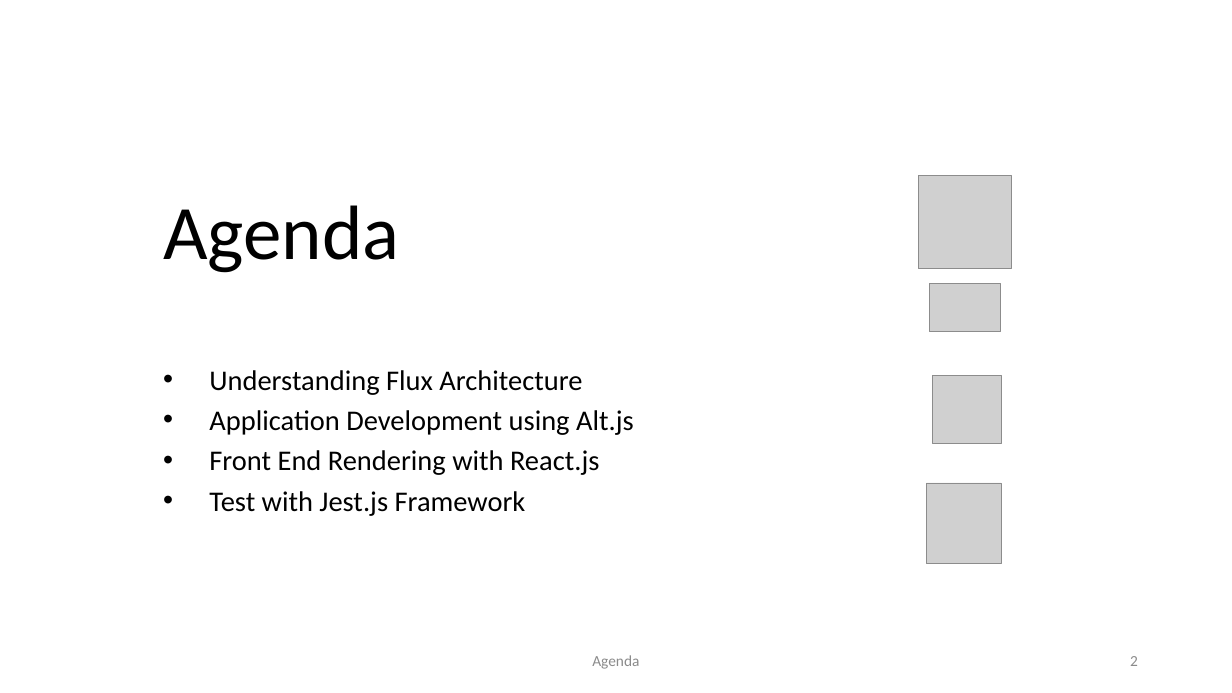
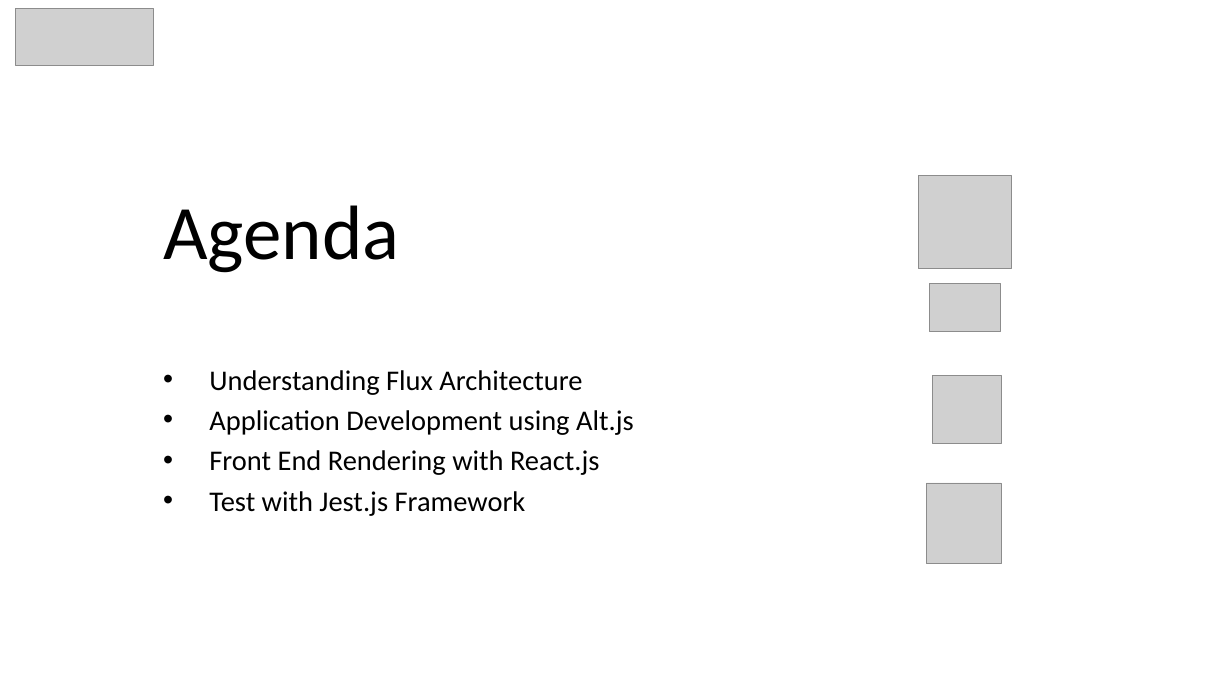
Before and after one commit to awahab29/samplealt, a slide deck: slide 2 of React.pptx. Drawn at 1232x693 pixels with LibreOffice and Linux fonts; fonts in the diff are those of the drawing; grey boxes stand for pictures. Boxes give left, top, right and bottom in pixels: in the first picture for what was removed or moved away, otherwise in the second. Text is boxed around its words. In the diff, an @@ line names an element or a change of style, - is before the commit and + after.

```diff
--- a/React.pptx
+++ b/React.pptx
@@ picture added at <box>16,8,153,65</box> @@
@@ text removed at <box>592,655,639,669</box> @@
-Agenda
@@ page number removed at <box>1130,656,1138,666</box> @@
-2
```
Also in this commit, not shown: 27 other slides changed.
